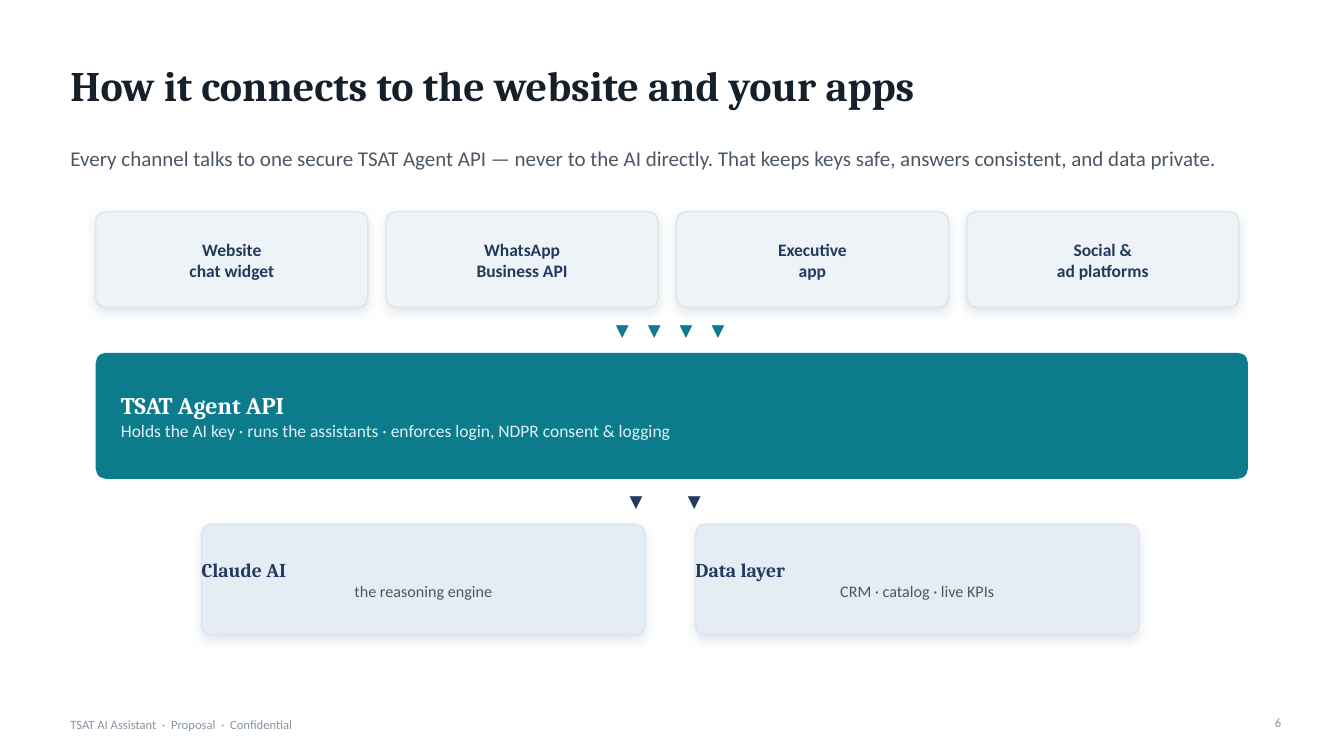
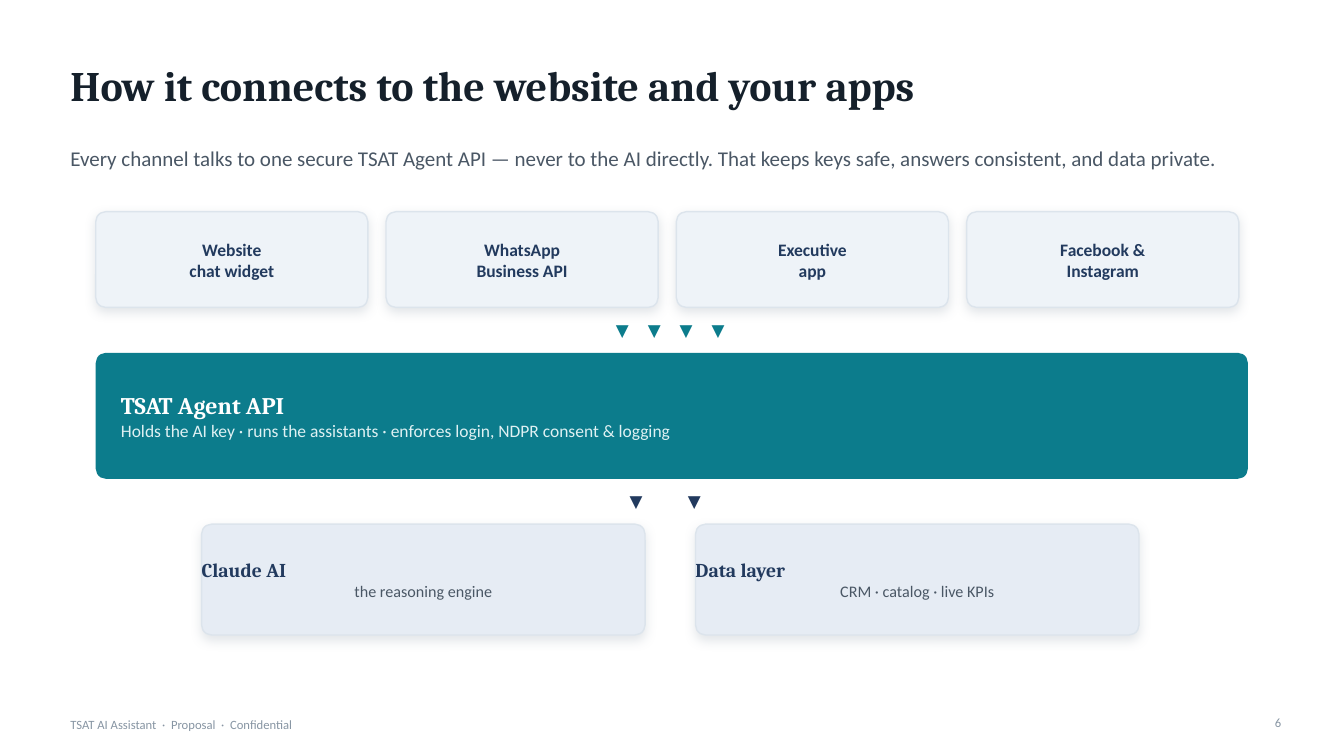
Before and after one commit to Bekaji/Bekaji, a slide deck: slide 6 of tsat-ai-assistant/TSAT_AI_Assistant_Pitch_Deck.pptx. Drawn at 1344x756 pixels with LibreOffice and Linux fonts; fonts in the diff are those of the drawing. Boxes give left, top, right and bottom in pixels: in the first picture for what was removed or moved away, otherwise in the second. Text is boxed around its words. In the diff, an @@ line names an element or a change of style, - is before the commit and + after.

```diff
--- a/tsat-ai-assistant/TSAT_AI_Assistant_Pitch_Deck.pptx
+++ b/tsat-ai-assistant/TSAT_AI_Assistant_Pitch_Deck.pptx
@@ text at (x1=1060, y1=243, x2=1139, y2=280): text changed @@
-Social &
-ad platforms
+Facebook &
+Instagram
```
Also in this commit, not shown: 12 other slides changed, 1 slide added, 2 other files.
